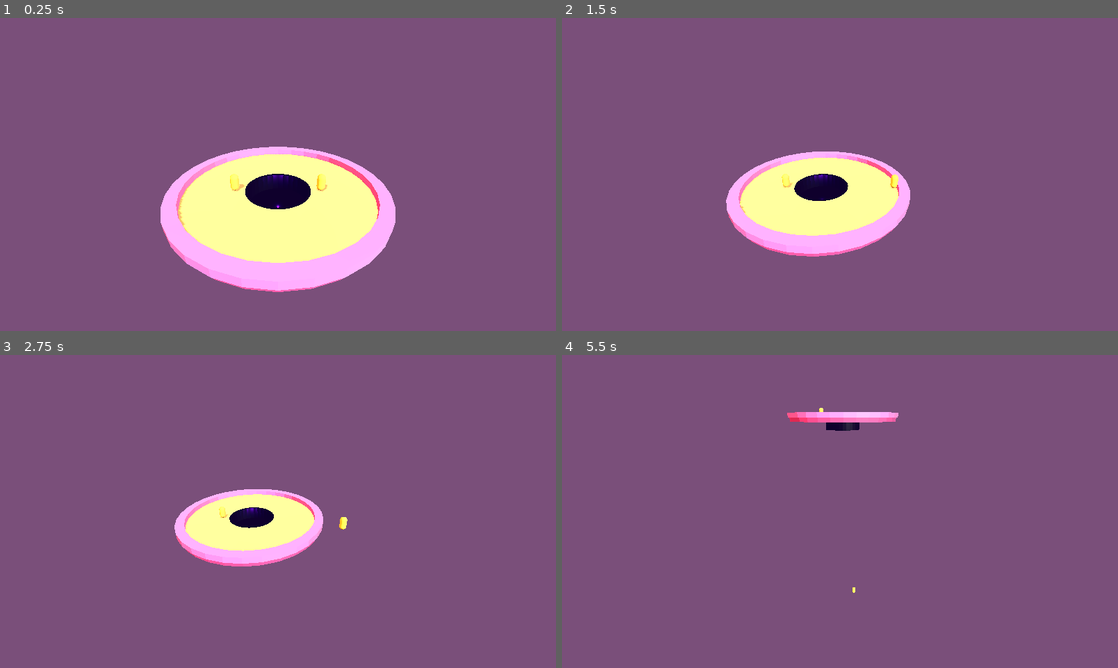
Above: before the commit, frames 1-4 (two rows, left to right).
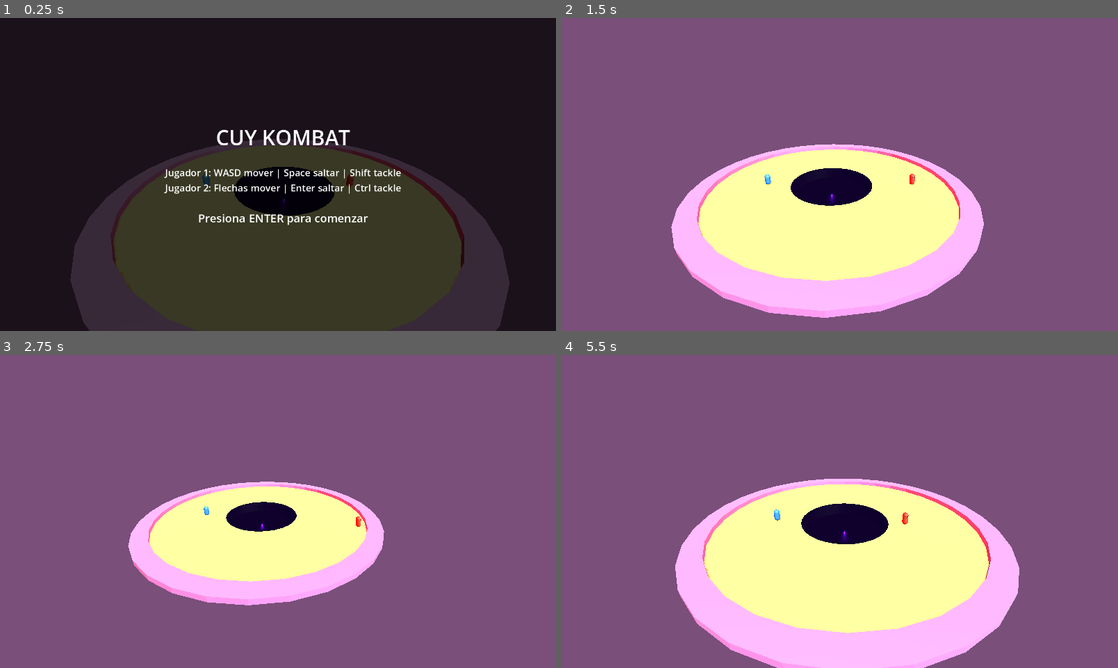
Above: after the commit, the same moments.

Repository: Delgado-dot/Cuy-Kombat
Game: Godot game, scene res://main.tscn
The game is run twice, just before and just after one commit, with the same random seed, the same clock (stepped at 60 frames per second) and the same inputs.
Inputs:
- Up to frame 1 (0.25 s): no input
- Up to frame 2 (1.5 s): tap Enter at 0.5, 0.6 s; hold Right 0.53-1.28 s; tap Space at 0.77 s; tap R at 0.8, 1.35 s; hold Down from 1.28 s (still down)
- Up to frame 3 (2.75 s): tap Space at 1.52 s; tap Enter at 1.55, 2.1 s; release Down at 2.03 s; hold Right from 2.03 s (still down); tap R at 2.3 s
- Up to frame 4 (5.5 s): release Right at 2.78 s; hold Up 2.78-3.53 s; tap R at 2.85, 3.8, 5.3 s; tap Space at 3.02, 3.77, 4.52 s; tap Enter at 3.05, 4.55, 5.1 s; hold Left 3.53-5.03 s; tap Ctrl at 3.6 s; tap Shift at 4.35 s; hold Down from 5.03 s (still down)

The runs differ from the first frame. In frame 1, 100% of the frame differs, in the area x 0-100%, y 0-100%; in frame 2, 20%; in frame 3, 12%; in frame 4, 31%.

Commit message:
Player move and impact

Diff:
--- a/entities/player/player.gd
+++ b/entities/player/player.gd
@@ -1,54 +1,91 @@
 extends CharacterBody3D
+
+signal eliminated(player: Node)
 
 enum PlayerState {
 	NORMAL,
 	ATTACKING,
 	KNOCKBACK,
-	DEAD,
+	STUNNED,
 }
 
+@export var input_enabled := true
+@export var player_color := Color(0.9, 0.62, 0.18, 1)
 @export var move_speed := 6.0
-@export var acceleration := 18.0
-@export var deceleration := 24.0
+@export var acceleration := 12.0
+@export var deceleration := 14.0
 @export var jump_velocity := 5.5
 @export var gravity := 18.0
-@export var rotation_speed := 12.0
+@export var rotation_speed := 8.0
 @export_enum("wasd", "arrows") var control_scheme := "wasd"
 @export var tackle_charge_time := 0.75
-@export var min_tackle_force := 8.0
-@export var max_tackle_force := 15.0
+@export var tackle_force := 15.0
 @export var tackle_duration := 0.22
+@export var tackle_cooldown := 2.5
 @export var knockback_force := 13.0
 @export var knockback_up_force := 5.0
 @export var knockback_duration := 0.45
-@export var body_push_force := 4.5
-@export var body_push_velocity_factor := 0.35
+@export var stun_duration := 0.65
+@export var body_push_force := 2.25
+@export var body_push_velocity_factor := 0.18
 @export var body_push_friction := 10.0
+@export var lean_amount := 0.16
+@export var walk_sway_amount := 0.08
+@export var walk_sway_speed := 9.0
+@export var stretch_amount := 0.08
+@export var landing_squash_amount := 0.12
+@export var visual_smoothing := 10.0
+@export var stun_blink_frequency := 5.0
+@export var stun_blink_color := Color(1.0, 0.02, 0.02, 1.0)
 
 var _horizontal_velocity := Vector3.ZERO
 var _external_push := Vector3.ZERO
 var _state := PlayerState.NORMAL
+var _was_on_floor := false
+var _walk_time := 0.0
+var _landing_squash := 0.0
 var _charge_time := 0.0
 var _tackle_time_left := 0.0
+var _tackle_cooldown_left := 0.0
 var _knockback_time_left := 0.0
+var _stun_time_left := 0.0
+var _stun_blink_time := 0.0
+var _stun_pending := false
 var _hit_players: Array[Node] = []
+var _body_material: StandardMaterial3D
 
 @onready var _camera_pivot := get_node_or_null("CameraPivot") as Node3D
 @onready var _tackle_hitbox := get_node_or_null("TackleHitbox") as Area3D
 @onready var _collision_shape := get_node_or_null("CollisionShape3D") as CollisionShape3D
+@onready var _visual := get_node_or_null("Visual") as Node3D
+@onready var _body_mesh := get_node_or_null("Visual/Body") as MeshInstance3D
+@onready var _charge_bar := get_node_or_null("Visual/ChargeBar") as Node3D
+@onready var _charge_fill := get_node_or_null("Visual/ChargeBar/Fill") as MeshInstance3D
 
 func _physics_process(delta: float) -> void:
-	if _state == PlayerState.DEAD:
-		return
+	_update_tackle_cooldown(delta)
 
 	if _state == PlayerState.KNOCKBACK:
 		_update_knockback(delta)
 		move_and_slide()
 		return
 
+	if _state == PlayerState.STUNNED:
+		_update_stun(delta)
+		move_and_slide()
+		_update_visual_motion(delta, Vector3.ZERO)
+		return
+
 	if _state == PlayerState.ATTACKING:
 		_update_tackle(delta)
 		move_and_slide()
+		return
+
+	if not input_enabled:
+		_cancel_tackle_charge()
+		_update_locked_motion(delta)
+		move_and_slide()
+		_update_visual_motion(delta, Vector3.ZERO)
 		return
 
 	_update_tackle_charge(delta)
@@ -74,8 +111,13 @@
 	_face_move_direction(move_direction, delta)
 	move_and_slide()
 	_push_colliding_players()
+	_update_visual_motion(delta, move_direction)
 
 func _ready() -> void:
+	_was_on_floor = is_on_floor()
+	_apply_player_color()
+	_update_charge_bar(0.0, false)
+
 	if _tackle_hitbox != null:
 		_tackle_hitbox.body_entered.connect(_on_tackle_hitbox_body_entered)
 
@@ -133,15 +175,57 @@
 	return null
 
 func _update_normal_state() -> void:
-	if _state != PlayerState.DEAD:
-		_state = PlayerState.NORMAL
+	_state = PlayerState.NORMAL
+
+func _update_locked_motion(delta: float) -> void:
+	_charge_time = 0.0
+	_horizontal_velocity = _horizontal_velocity.move_toward(Vector3.ZERO, deceleration * delta)
+	_external_push = _external_push.move_toward(Vector3.ZERO, body_push_friction * delta)
+	velocity.x = _horizontal_velocity.x + _external_push.x
+	velocity.z = _horizontal_velocity.z + _external_push.z
+
+	if is_on_floor():
+		if velocity.y < 0.0:
+			velocity.y = 0.0
+	else:
+		velocity.y -= gravity * delta
 
 func _face_move_direction(move_direction: Vector3, delta: float) -> void:
 	if move_direction.length_squared() == 0.0:
 		return
 
 	var target_yaw := atan2(-move_direction.x, -move_direction.z)
-	rotation.y = lerp_angle(rotation.y, target_yaw, rotation_speed * delta)
+	rotation.y = lerp_angle(rotation.y, target_yaw, clampf(rotation_speed * delta, 0.0, 1.0))
+
+func _update_visual_motion(delta: float, move_direction: Vector3) -> void:
+	if _visual == null:
+		return
+
+	var speed_ratio := clampf(Vector3(velocity.x, 0.0, velocity.z).length() / move_speed, 0.0, 1.0)
+	var just_landed := is_on_floor() and not _was_on_floor
+
+	if just_landed:
+		_landing_squash = landing_squash_amount
+
+	_landing_squash = move_toward(_landing_squash, 0.0, delta * 4.0)
+
+	if speed_ratio > 0.05 and is_on_floor():
+		_walk_time += delta * walk_sway_speed * speed_ratio
+
+	var local_direction := global_transform.basis.inverse() * move_direction
+	var target_rotation := Vector3.ZERO
+	target_rotation.x = -local_direction.z * lean_amount
+	target_rotation.z = -local_direction.x * lean_amount
+	target_rotation.z += sin(_walk_time) * walk_sway_amount * speed_ratio
+
+	var target_scale := Vector3.ONE
+	target_scale.x = 1.0 - stretch_amount * speed_ratio * 0.35 + _landing_squash
+	target_scale.y = 1.0 + stretch_amount * speed_ratio - _landing_squash
+	target_scale.z = 1.0 - stretch_amount * speed_ratio * 0.35 + _landing_squash
+
+	_visual.rotation = _visual.rotation.lerp(target_rotation, clampf(visual_smoothing * delta, 0.0, 1.0))
+	_visual.scale = _visual.scale.lerp(target_scale, clampf(visual_smoothing * delta, 0.0, 1.0))
+	_was_on_floor = is_on_floor()
 
 func _forward_key() -> Key:
 	return KEY_UP if control_scheme == "arrows" else KEY_W
@@ -162,14 +246,21 @@
 	return KEY_CTRL if control_scheme == "arrows" else KEY_SHIFT
 
 func _update_tackle_charge(delta: float) -> void:
+	if _tackle_cooldown_left > 0.0:
+		_cancel_tackle_charge()
+		return
+
 	if Input.is_key_pressed(_tackle_key()):
 		_charge_time += delta
+		var ratio := clampf(_charge_time / tackle_charge_time, 0.0, 1.0)
+		_update_charge_bar(ratio, true)
+
+		if ratio >= 1.0:
+			_start_tackle()
 	elif _charge_time > 0.0:
-		_start_tackle()
+		_cancel_tackle_charge()
 
 func _start_tackle() -> void:
-	var charge_ratio := clampf(_charge_time / tackle_charge_time, 0.0, 1.0)
-	var tackle_force := lerpf(min_tackle_force, max_tackle_force, charge_ratio)
 	var forward := -global_transform.basis.z.normalized()
 
 	_state = PlayerState.ATTACKING
@@ -179,6 +270,12 @@
 	velocity.y = maxf(velocity.y, 1.0)
 	_horizontal_velocity = Vector3(velocity.x, 0.0, velocity.z)
 	_charge_time = 0.0
+	_tackle_cooldown_left = tackle_cooldown
+	_update_charge_bar(0.0, false)
+
+func _cancel_tackle_charge() -> void:
+	_charge_time = 0.0
+	_update_charge_bar(0.0, false)
 
 func _update_tackle(delta: float) -> void:
 	_tackle_time_left -= delta
@@ -187,18 +284,52 @@
 	if _tackle_time_left <= 0.0:
 		_state = PlayerState.NORMAL
 
+func _update_tackle_cooldown(delta: float) -> void:
+	if _tackle_cooldown_left <= 0.0:
+		return
+
+	_tackle_cooldown_left = maxf(_tackle_cooldown_left - delta, 0.0)
+
 func _update_knockback(delta: float) -> void:
 	_knockback_time_left -= delta
 	velocity.y -= gravity * delta
 
 	if is_on_floor() and _knockback_time_left <= 0.0:
+		if _stun_pending:
+			_start_stun()
+		else:
+			_state = PlayerState.NORMAL
+		_horizontal_velocity = Vector3(velocity.x, 0.0, velocity.z)
+
+func _start_stun() -> void:
+	_state = PlayerState.STUNNED
+	_stun_time_left = stun_duration
+	_stun_blink_time = 0.0
+	_stun_pending = false
+	_charge_time = 0.0
+	_horizontal_velocity = Vector3.ZERO
+	_set_body_color(stun_blink_color)
+
+func _update_stun(delta: float) -> void:
+	_stun_time_left -= delta
+	_horizontal_velocity = _horizontal_velocity.move_toward(Vector3.ZERO, deceleration * delta)
+	_external_push = _external_push.move_toward(Vector3.ZERO, body_push_friction * delta)
+	velocity.x = _horizontal_velocity.x + _external_push.x
+	velocity.z = _horizontal_velocity.z + _external_push.z
+
+	if is_on_floor():
+		if velocity.y < 0.0:
+			velocity.y = 0.0
+	else:
+		velocity.y -= gravity * delta
+
+	_update_stun_blink(delta)
+
+	if _stun_time_left <= 0.0:
 		_state = PlayerState.NORMAL
-		_horizontal_velocity = Vector3(velocity.x, 0.0, velocity.z)
+		_restore_body_color()
 
 func apply_knockback(direction: Vector3, force: float, up_force: float) -> void:
-	if _state == PlayerState.DEAD:
-		return
-
 	var knockback_direction := direction
 	knockback_direction.y = 0.0
 
@@ -207,14 +338,12 @@
 
 	knockback_direction = knockback_direction.normalized()
 	velocity = knockback_direction * force
-	velocity.y = up_force
+	velocity.y = up_force + force * 0.15
 	_knockback_time_left = knockback_duration
+	_stun_pending = true
 	_state = PlayerState.KNOCKBACK
 
 func apply_body_push(direction: Vector3, force: float) -> void:
-	if _state == PlayerState.DEAD:
-		return
-
 	var push_direction := direction
 	push_direction.y = 0.0
 
@@ -224,7 +353,6 @@
 	_external_push += push_direction.normalized() * force
 
 func eliminate() -> void:
-	_state = PlayerState.DEAD
 	velocity = Vector3.ZERO
 	_horizontal_velocity = Vector3.ZERO
 	visible = false
@@ -233,6 +361,8 @@
 	if _collision_shape != null:
 		_collision_shape.disabled = true
 
+	eliminated.emit(self)
+
 func _on_tackle_hitbox_body_entered(body: Node3D) -> void:
 	if _state != PlayerState.ATTACKING:
 		return
@@ -276,3 +406,37 @@
 func _on_death_zone_body_entered(body: Node3D) -> void:
 	if body == self:
 		eliminate()
+
+func _apply_player_color() -> void:
+	if _body_mesh == null:
+		return
+
+	_body_material = StandardMaterial3D.new()
+	_body_material.albedo_color = player_color
+	_body_material.roughness = 0.65
+	_body_mesh.set_surface_override_material(0, _body_material)
+
+func _update_stun_blink(delta: float) -> void:
+	if _body_material == null:
+		return
+
+	_stun_blink_time += delta
+	var blink_phase := int(_stun_blink_time * stun_blink_frequency * 2.0) % 2
+	_set_body_color(stun_blink_color if blink_phase == 0 else player_color)
+
+func _set_body_color(color: Color) -> void:
+	if _body_material != null:
+		_body_material.albedo_color = color
+
+func _restore_body_color() -> void:
+	_set_body_color(player_color)
+
+func _update_charge_bar(ratio: float, visible_bar: bool) -> void:
+	if _charge_bar != null:
+		_charge_bar.visible = visible_bar
+	if _charge_fill == null:
+		return
+
+	var fill_ratio := clampf(ratio, 0.0, 1.0)
+	_charge_fill.scale.x = fill_ratio
+	_charge_fill.position.x = -0.5 + fill_ratio * 0.5
--- a/entities/player/player.tscn
+++ b/entities/player/player.tscn
@@ -14,6 +14,36 @@
 radius = 0.4
 height = 1.6
 
+[sub_resource type="StandardMaterial3D" id="StandardMaterial3D_eye"]
+albedo_color = Color(0.02, 0.018, 0.015, 1)
+
+[sub_resource type="SphereMesh" id="SphereMesh_eye"]
+material = SubResource("StandardMaterial3D_eye")
+radius = 0.075
+height = 0.15
+
+[sub_resource type="SphereMesh" id="SphereMesh_nose"]
+material = SubResource("StandardMaterial3D_eye")
+radius = 0.06
+height = 0.12
+
+[sub_resource type="StandardMaterial3D" id="StandardMaterial3D_charge_back"]
+albedo_color = Color(0.08, 0.08, 0.08, 1)
+
+[sub_resource type="StandardMaterial3D" id="StandardMaterial3D_charge_fill"]
+albedo_color = Color(0.1, 0.85, 0.25, 1)
+emission_enabled = true
+emission = Color(0.05, 0.45, 0.1, 1)
+emission_energy_multiplier = 0.25
+
+[sub_resource type="BoxMesh" id="BoxMesh_charge_back"]
+material = SubResource("StandardMaterial3D_charge_back")
+size = Vector3(1.08, 0.1, 0.05)
+
+[sub_resource type="BoxMesh" id="BoxMesh_charge_fill"]
+material = SubResource("StandardMaterial3D_charge_fill")
+size = Vector3(1, 0.07, 0.065)
+
 [sub_resource type="SphereShape3D" id="SphereShape3D_tackle"]
 radius = 0.85
 
@@ -23,8 +53,33 @@
 [node name="CollisionShape3D" type="CollisionShape3D" parent="."]
 shape = SubResource("CapsuleShape3D_player")
 
-[node name="MeshInstance3D" type="MeshInstance3D" parent="."]
+[node name="Visual" type="Node3D" parent="."]
+
+[node name="Body" type="MeshInstance3D" parent="Visual"]
 mesh = SubResource("CapsuleMesh_player")
+
+[node name="EyeLeft" type="MeshInstance3D" parent="Visual"]
+transform = Transform3D(1, 0, 0, 0, 1, 0, 0, 0, 1, -0.16, 0.35, -0.36)
+mesh = SubResource("SphereMesh_eye")
+
+[node name="EyeRight" type="MeshInstance3D" parent="Visual"]
+transform = Transform3D(1, 0, 0, 0, 1, 0, 0, 0, 1, 0.16, 0.35, -0.36)
+mesh = SubResource("SphereMesh_eye")
+
+[node name="Nose" type="MeshInstance3D" parent="Visual"]
+transform = Transform3D(1.15, 0, 0, 0, 0.8, 0, 0, 0, 0.85, 0, 0.2, -0.43)
+mesh = SubResource("SphereMesh_nose")
+
+[node name="ChargeBar" type="Node3D" parent="Visual"]
+visible = false
+position = Vector3(0, 1.28, 0)
+
+[node name="Back" type="MeshInstance3D" parent="Visual/ChargeBar"]
+mesh = SubResource("BoxMesh_charge_back")
+
+[node name="Fill" type="MeshInstance3D" parent="Visual/ChargeBar"]
+transform = Transform3D(0.001, 0, 0, 0, 1, 0, 0, 0, 1, -0.4995, 0, -0.01)
+mesh = SubResource("BoxMesh_charge_fill")
 
 [node name="CameraPivot" type="Node3D" parent="."]
 
--- a/main.tscn
+++ b/main.tscn
@@ -1,10 +1,20 @@
-[gd_scene load_steps=4 format=3 uid="uid://bcsj1j0lsi3c"]
+[gd_scene load_steps=6 format=3 uid="uid://bcsj1j0lsi3c"]
 
 [ext_resource type="PackedScene" path="res://scenes/arenas/ArenaBase.tscn" id="1_arena"]
 [ext_resource type="PackedScene" path="res://entities/player/player.tscn" id="2_player"]
 [ext_resource type="Script" path="res://scripts/core/two_player_camera.gd" id="3_camera"]
+[ext_resource type="Script" path="res://scripts/core/demo_start_screen.gd" id="4_start"]
+
+[sub_resource type="BoxShape3D" id="BoxShape3D_death_zone"]
+size = Vector3(80, 10, 80)
 
 [node name="Main" type="Node3D" unique_id=406114152]
+script = ExtResource("4_start")
+player_paths = Array[NodePath]([NodePath("Player1"), NodePath("Player2")])
+start_screen_path = NodePath("StartScreen")
+winner_screen_path = NodePath("WinnerScreen")
+winner_label_path = NodePath("WinnerScreen/Panel/Content/WinnerLabel")
+death_zone_path = NodePath("DeathZone")
 
 [node name="SunLight" type="DirectionalLight3D" parent="." unique_id=1803864326]
 transform = Transform3D(0.707107, -0.353553, 0.612372, 0, 0.866025, 0.5, -0.707107, -0.353553, 0.612372, 0, 6, 0)
@@ -18,10 +28,103 @@
 player_two_path = NodePath("../Player2")
 
 [node name="Arena" parent="." unique_id=2115552351 instance=ExtResource("1_arena")]
+transform = Transform3D(2, 0, 0, 0, 1, 0, 0, 0, 2, 0, 0, 0)
 
 [node name="Player1" parent="." unique_id=558404065 instance=ExtResource("2_player")]
-transform = Transform3D(1, 0, 0, 0, 1, 0, 0, 0, 1, -4, 1, 0)
+transform = Transform3D(1, 0, 0, 0, 1, 0, 0, 0, 1, -9.649475, 1, 0)
+input_enabled = false
+player_color = Color(0.1, 0.35, 1, 1)
 
-[node name="Player2" parent="." instance=ExtResource("2_player")]
-transform = Transform3D(1, 0, 0, 0, 1, 0, 0, 0, 1, 4, 1, 0)
+[node name="Player2" parent="." unique_id=489051253 instance=ExtResource("2_player")]
+transform = Transform3D(1, 0, 0, 0, 1, 0, 0, 0, 1, 8.13401, 1, 0)
+input_enabled = false
+player_color = Color(1, 0.12, 0.08, 1)
 control_scheme = "arrows"
+
+[node name="DeathZone" type="Area3D" parent="."]
+position = Vector3(0, -8, 0)
+collision_layer = 0
+collision_mask = 1
+
+[node name="CollisionShape3D" type="CollisionShape3D" parent="DeathZone"]
+shape = SubResource("BoxShape3D_death_zone")
+
+[node name="StartScreen" type="CanvasLayer" parent="." unique_id=530259561]
+
+[node name="Panel" type="ColorRect" parent="StartScreen" unique_id=826615592]
+anchors_preset = 15
+anchor_right = 1.0
+anchor_bottom = 1.0
+color = Color(0, 0, 0, 0.78)
+
+[node name="Content" type="VBoxContainer" parent="StartScreen/Panel" unique_id=593200428]
+layout_mode = 0
+anchor_left = 0.5
+anchor_top = 0.5
+anchor_right = 0.5
+anchor_bottom = 0.5
+offset_left = -260.0
+offset_top = -170.0
+offset_right = 260.0
+offset_bottom = 170.0
+alignment = 1
+
+[node name="Title" type="Label" parent="StartScreen/Panel/Content" unique_id=1999717842]
+layout_mode = 2
+theme_override_font_sizes/font_size = 48
+text = "CUY KOMBAT"
+horizontal_alignment = 1
+
+[node name="SpacerTop" type="Control" parent="StartScreen/Panel/Content" unique_id=1607578479]
+custom_minimum_size = Vector2(0, 24)
+layout_mode = 2
+
+[node name="Player1Controls" type="Label" parent="StartScreen/Panel/Content" unique_id=896319513]
+layout_mode = 2
+theme_override_font_sizes/font_size = 22
+text = "Jugador 1: WASD mover | Space saltar | Shift tackle"
+horizontal_alignment = 1
+
+[node name="Player2Controls" type="Label" parent="StartScreen/Panel/Content" unique_id=1134801606]
+layout_mode = 2
+theme_override_font_sizes/font_size = 22
+text = "Jugador 2: Flechas mover | Enter saltar | Ctrl tackle"
+horizontal_alignment = 1
+
+[node name="SpacerBottom" type="Control" parent="StartScreen/Panel/Content" unique_id=581317041]
+custom_minimum_size = Vector2(0, 28)
+layout_mode = 2
+
+[node name="StartPrompt" type="Label" parent="StartScreen/Panel/Content" unique_id=1042887842]
+layout_mode = 2
+theme_override_font_sizes/font_size = 26
+text = "Presiona ENTER para comenzar"
+horizontal_alignment = 1
+
+[node name="WinnerScreen" type="CanvasLayer" parent="."]
+visible = false
+
+[node name="Panel" type="ColorRect" parent="WinnerScreen"]
+anchors_preset = 15
+anchor_right = 1.0
+anchor_bottom = 1.0
+color = Color(0, 0, 0, 0.72)
+
+[node name="Content" type="VBoxContainer" parent="WinnerScreen/Panel"]
+anchors_preset = 8
+anchor_left = 0.5
+anchor_top = 0.5
+anchor_right = 0.5
+anchor_bottom = 0.5
+offset_left = -280.0
+offset_top = -90.0
+offset_right = 280.0
+offset_bottom = 90.0
+alignment = 1
+
+[node name="WinnerLabel" type="Label" parent="WinnerScreen/Panel/Content"]
+layout_mode = 2
+theme_override_font_sizes/font_size = 42
+text = "PLAYER 1 GANO
+Presiona R para reiniciar"
+horizontal_alignment = 1
--- /dev/null
+++ b/scripts/core/demo_start_screen.gd
@@ -0,0 +1,88 @@
+extends Node3D
+
+@export var player_paths: Array[NodePath] = []
+@export var start_screen_path: NodePath
+@export var winner_screen_path: NodePath
+@export var winner_label_path: NodePath
+@export var death_zone_path: NodePath
+
+@onready var _start_screen := get_node_or_null(start_screen_path) as CanvasLayer
+@onready var _winner_screen := get_node_or_null(winner_screen_path) as CanvasLayer
+@onready var _winner_label := get_node_or_null(winner_label_path) as Label
+@onready var _death_zone := get_node_or_null(death_zone_path) as Area3D
+
+var _match_started := false
+var _match_finished := false
+
+func _ready() -> void:
+	_connect_players()
+	_set_players_input(false)
+
+	if _start_screen != null:
+		_start_screen.visible = true
+	if _winner_screen != null:
+		_winner_screen.visible = false
+	if _death_zone != null:
+		_death_zone.body_entered.connect(_on_death_zone_body_entered)
+
+func _unhandled_input(event: InputEvent) -> void:
+	if not (event is InputEventKey and event.pressed and not event.echo):
+		return
+
+	if not _match_started and event.keycode == KEY_ENTER:
+		get_viewport().set_input_as_handled()
+		_start_match()
+	elif _match_finished and event.keycode == KEY_R:
+		get_viewport().set_input_as_handled()
+		get_tree().reload_current_scene()
+
+func _start_match() -> void:
+	_match_started = true
+
+	if _start_screen != null:
+		_start_screen.visible = false
+
+	_set_players_input(true)
+
+func _set_players_input(enabled: bool) -> void:
+	for player_path in player_paths:
+		var player := get_node_or_null(player_path)
+
+		if player != null:
+			player.set("input_enabled", enabled)
+
+func _connect_players() -> void:
+	for player_path in player_paths:
+		var player := get_node_or_null(player_path)
+
+		if player == null:
+			continue
+		if player.has_signal("eliminated"):
+			player.eliminated.connect(_on_player_eliminated)
+
+func _on_death_zone_body_entered(body: Node3D) -> void:
+	if body != null and body.has_method("eliminate"):
+		body.eliminate()
+
+func _on_player_eliminated(player: Node) -> void:
+	if _match_finished:
+		return
+
+	_match_finished = true
+	_set_players_input(false)
+	_show_winner_for(player)
+
+func _show_winner_for(eliminated_player: Node) -> void:
+	var winner_index := 0
+
+	for index in range(player_paths.size()):
+		var player := get_node_or_null(player_paths[index])
+
+		if player != null and player != eliminated_player:
+			winner_index = index + 1
+			break
+
+	if _winner_label != null:
+		_winner_label.text = "PLAYER %d GANO\nPresiona R para reiniciar" % winner_index
+	if _winner_screen != null:
+		_winner_screen.visible = true
Not shown: 1 places in entities/player/player.tscn that only renumber resources
